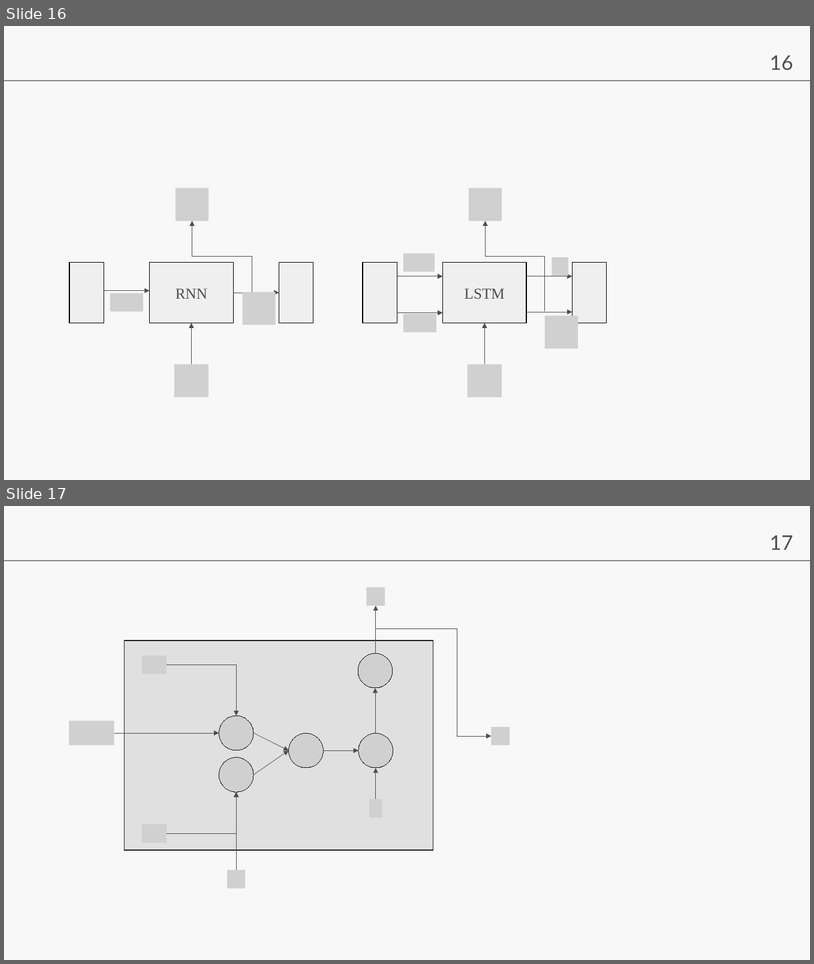
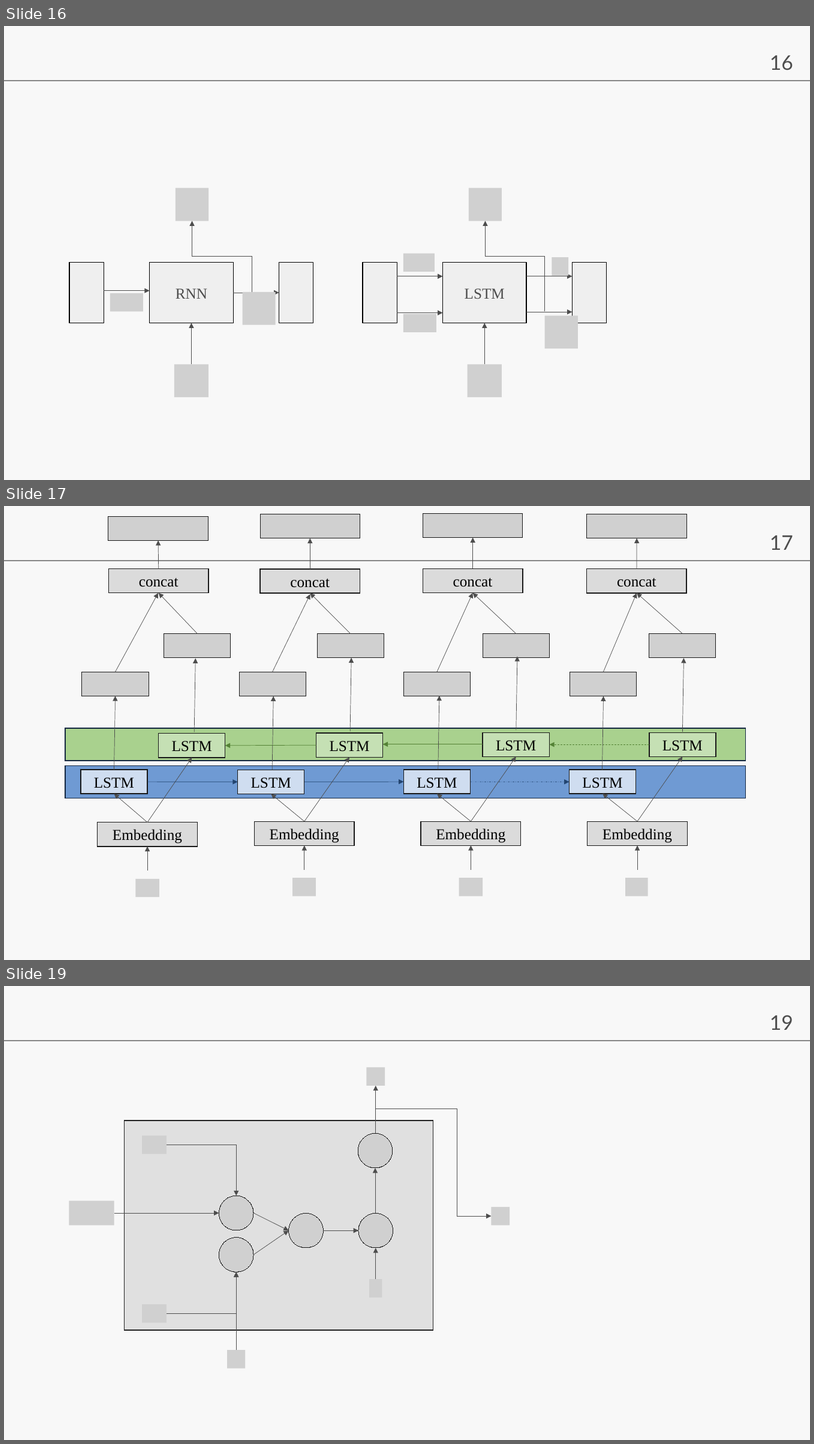
Before and after one commit to lvzeyu/css_nlp, a slide deck: ppt.pptx. Shown one above the other, each under a label of ours: slides 16 and 17 before the commit, slides 16, 17 and 19 after it; the slides between them are not shown. The pictures are 814x964 and 814x1444 pixels, drawn with LibreOffice and Linux fonts; fonts in the diff are those of the drawing; grey boxes stand for pictures. Boxes give left, top, right and bottom in pixels: in the first picture for what was removed or moved away, otherwise in the second. Text is boxed around its words. In the diff, an @@ line names an element or a change of style, - is before the commit and + after.

Commit message:
LSTM

```diff
--- a/ppt.pptx
+++ b/ppt.pptx
@@ slide 17 added at bbox=[4, 506, 810, 960], background #F8F8F8; not listed: 2 template elements that a slide beside it also shows @@
@@ group added at bbox=[65, 514, 746, 897]: 38 arrows, 18 rectangles, 16 pictures @@
+Embedding
+LSTM
+LSTM
+Embedding
+LSTM
+LSTM
+Embedding
+LSTM
+LSTM
+Embedding
+LSTM
+LSTM
+concat
+concat
+concat
+concat
@@ what was slide 17 is now slide 19 @@
@@ page number at bbox=[770, 1015, 794, 1030]: text changed @@
-17
+19
```
Also in this commit, not shown: 1 other slide added, 54 other files.
